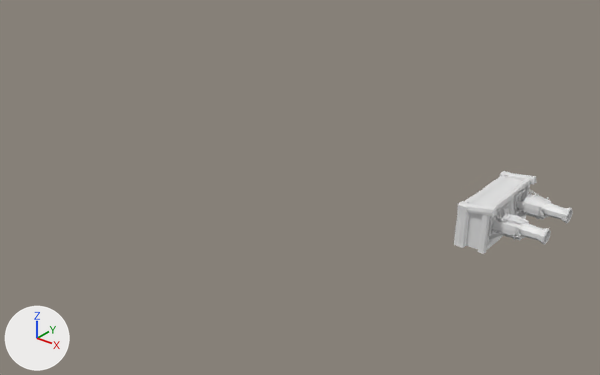
Renders of the FBX model Unity Files/Assets/PlunderSail/Meshes/Attachments/Cannon_001_Attachments_001_LeadThrower.fbx from each side of a commit.
Both versions are drawn from a 50 mm lens placed at (17.29, -10.83, 9.21), pointed at (6.08, 3.18, 0.52). Lighting does not change. The marker at lower left points along +X, +Y and +Z. Materials are left out; every surface is plain grey. Where no turn or scale is listed for an object, it has been applied to the vertices. Vertices at the same position are counted once.

Objects in the first picture: 'Cannon_001_Attachments_001_LeadThrower'.
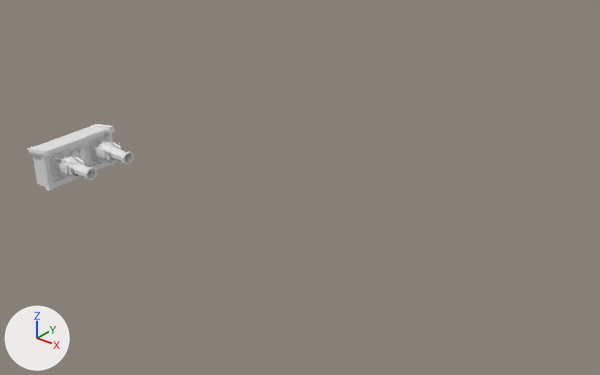
What differs and where, as boxes [x1, y1, x2, y2] in the pictures (600 x 375 px):
'Cannon_001_Attachments_001_LeadThrower', reshaped, moved (11% narrower, 19% shorter): before [454, 171, 573, 254]; after [27, 124, 133, 191]
part 1 of me_mesh, deleted: before [465, 175, 507, 204]
part 2 of me_mesh, deleted: before [466, 177, 525, 250]
part 3 of me_mesh, cut back: before [454, 171, 510, 248]; after [33, 126, 107, 187]

The change, as a list of edits to the scene's bpy script:
```text
Change me_mesh:
    used by ob_cannon_001_attachments_001_leadthrower; location = (11.0, 5.0, 0.0)
    remove me_mesh.from_pydata(...)  # 2971 vertices, 4224 faces; spans x -1.13..0.77, y -1.14..1.14, z -0.01..1.13
    add me_mesh.from_pydata(...)  # 2825 vertices, 4092 faces; spans x -1.06..0.77, y -1.1..1.09, z -0.01..1.13
    me_mesh part 1: the loose piece of 30 vertices spanning x -1.09..-0.91, y -0.91..0.91, z 0.81..1.0 is deleted
    me_mesh part 2: the loose piece of 8 vertices spanning x -1.0..-0.47, y -1.0..1.0, z 0.01..0.99 is deleted
    me_mesh part 3
    80 vertices are removed from x -1.13..-0.87, y -1.14..1.14, z 0.0..1.0
    88 faces are deleted
    2 vertices are added at (-0.47, -1.0, 1.0), (-0.47, 1.0, 1.0)
    14 new faces join them
Change ob_cannon_001_attachments_001_leadthrower:
    ob_cannon_001_attachments_001_leadthrower.location: (11.0, 5.0, 0.0) -> (1.0, 1.0, 0.0)
```
